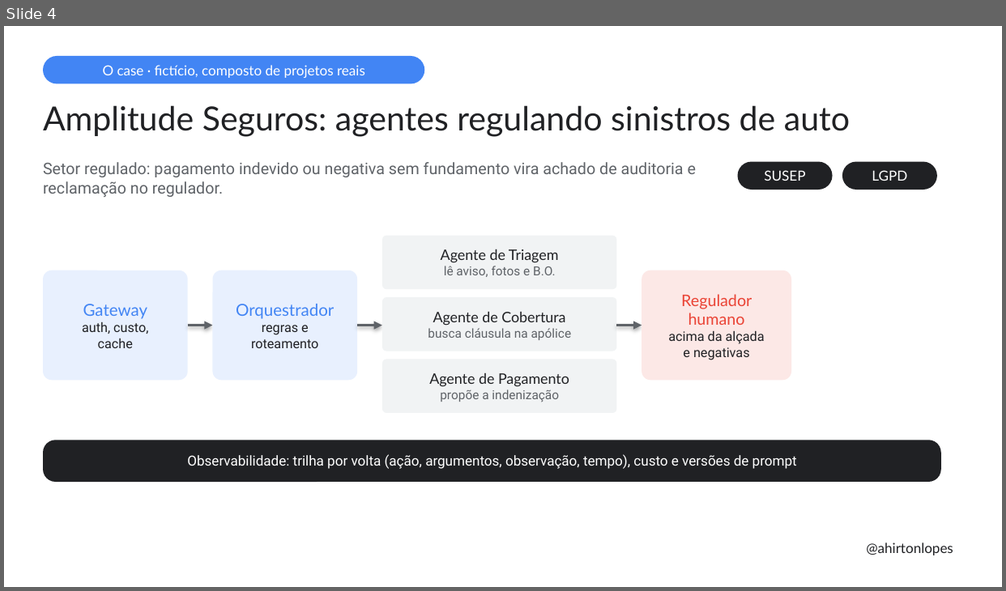
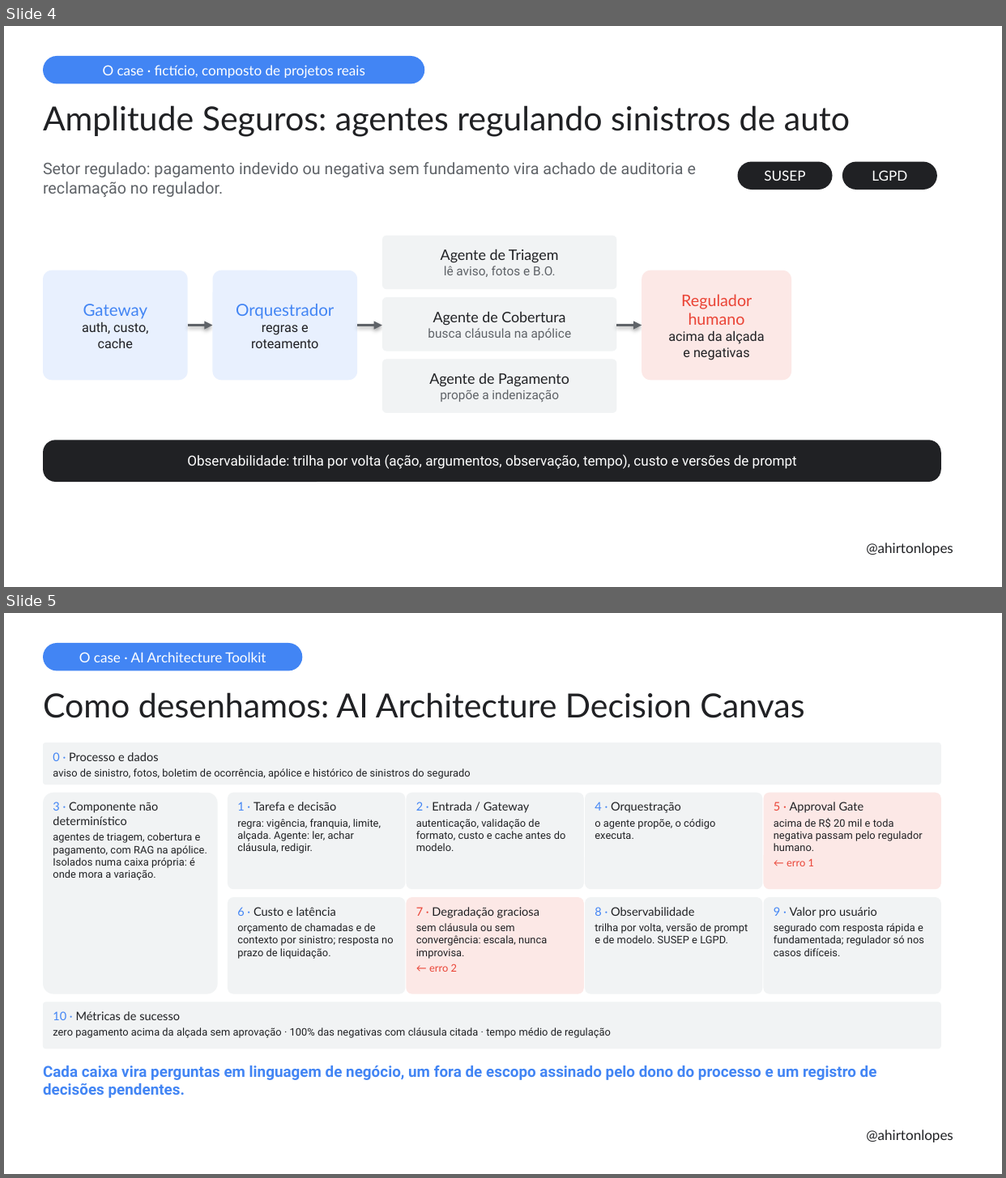
Before and after one commit to ahirtonlopes/alem-dos-loops, a slide deck: Palestra_Ahirton_AlemDosLoops.pptx. Shown one above the other, each under a label of ours: slide 4 before the commit, slides 4 and 5 after it. The pictures are 1006x591 and 1006x1178 pixels, drawn with LibreOffice and Linux fonts; fonts in the diff are those of the drawing. Boxes give left, top, right and bottom in pixels: in the first picture for what was removed or moved away, otherwise in the second. Text is boxed around its words. In the diff, an @@ line names an element or a change of style, - is before the commit and + after.

Commit message:
Canvas de arquitetura no case, erros mapeados nas caixas do canvas

```diff
--- a/Palestra_Ahirton_AlemDosLoops.pptx
+++ b/Palestra_Ahirton_AlemDosLoops.pptx
@@ slide 5 added at (x1=4, y1=613, x2=1002, y2=1174), background #FFFFFF @@
@@ rounded rectangle added at (x1=43, y1=643, x2=302, y2=671), fill #4285F4, 10 pt, text #FFFFFF @@
+O case · AI Architecture Toolkit
@@ text added at (x1=43, y1=692, x2=804, y2=718), 24 pt, text #202124 @@
+Como desenhamos: AI Architecture Decision Canvas
@@ rounded rectangle added at (x1=43, y1=743, x2=941, y2=785), fill #F1F3F4 @@
@@ text added at (x1=53, y1=752, x2=471, y2=779), 7.5 pt, text #202124 @@
+0 · Processo e dados
+aviso de sinistro, fotos, boletim de ocorrência, apólice e histórico de sinistros do segurado
@@ rounded rectangle added at (x1=43, y1=793, x2=218, y2=995), fill #F1F3F4 @@
@@ text added at (x1=53, y1=802, x2=207, y2=880), 7.5 pt, text #202124 @@
+3 · Componente não determinístico
+agentes de triagem, cobertura e pagamento, com RAG na apólice. Isolados numa caixa própria: é onde mora a variação.
@@ rounded rectangle added at (x1=228, y1=793, x2=405, y2=889), fill #F1F3F4 @@
@@ text added at (x1=237, y1=802, x2=381, y2=854), 7.5 pt, text #202124 @@
+1 · Tarefa e decisão
+regra: vigência, franquia, limite, alçada. Agente: ler, achar cláusula, redigir.
@@ rounded rectangle added at (x1=406, y1=793, x2=584, y2=889), fill #F1F3F4 @@
@@ text added at (x1=416, y1=802, x2=566, y2=851), 7.5 pt, text #202124 @@
+2 · Entrada / Gateway
+autenticação, validação de formato, custo e cache antes do modelo.
@@ rounded rectangle added at (x1=585, y1=793, x2=762, y2=889), fill #F1F3F4 @@
@@ text added at (x1=594, y1=802, x2=715, y2=839), 7.5 pt, text #202124 @@
+4 · Orquestração
+o agente propõe, o código executa.
@@ rounded rectangle added at (x1=764, y1=793, x2=941, y2=889), fill #FCE8E6 @@
@@ text added at (x1=774, y1=802, x2=923, y2=867), 7.5 pt, text #202124 @@
+5 · Approval Gate
+acima de R$ 20 mil e toda negativa passam pelo regulador humano.
+← erro 1
@@ rounded rectangle added at (x1=228, y1=897, x2=405, y2=995), fill #F1F3F4 @@
@@ rounded rectangle added at (x1=406, y1=897, x2=584, y2=995), fill #FCE8E6 @@
@@ rounded rectangle added at (x1=585, y1=897, x2=762, y2=995), fill #F1F3F4 @@
@@ rounded rectangle added at (x1=764, y1=897, x2=941, y2=995), fill #F1F3F4 @@
@@ text added at (x1=237, y1=907, x2=393, y2=959), 7.5 pt, text #202124 @@
+6 · Custo e latência
+orçamento de chamadas e de contexto por sinistro; resposta no prazo de liquidação.
@@ text added at (x1=416, y1=907, x2=547, y2=972), 7.5 pt, text #202124 @@
+7 · Degradação graciosa
+sem cláusula ou sem convergência: escala, nunca improvisa.
+← erro 2
@@ text added at (x1=594, y1=907, x2=748, y2=943), 7.5 pt, text #202124 @@
+8 · Observabilidade
+trilha por volta, versão de prompt e de modelo. SUSEP e LGPD.
@@ text added at (x1=774, y1=907, x2=924, y2=956), 7.5 pt, text #202124 @@
+9 · Valor pro usuário
+segurado com resposta rápida e fundamentada; regulador só nos casos difíceis.
@@ rounded rectangle added at (x1=43, y1=1002, x2=941, y2=1049), fill #F1F3F4 @@
@@ text added at (x1=53, y1=1012, x2=611, y2=1038), 7.5 pt, text #202124 @@
+10 · Métricas de sucesso
+zero pagamento acima da alçada sem aprovação · 100% das negativas com cláusula citada · tempo médio de regulação
@@ text added at (x1=43, y1=1065, x2=877, y2=1098), 11 pt, text #4285F4, bold @@
+Cada caixa vira perguntas em linguagem de negócio, um fora de escopo assinado pelo dono do processo e um registro de decisões pendentes.
@@ text added at (x1=866, y1=1130, x2=953, y2=1143), 10 pt, text #202124 @@
+@ahirtonlopes
```
Also in this commit, not shown: 8 slides changed, 2 other files.
